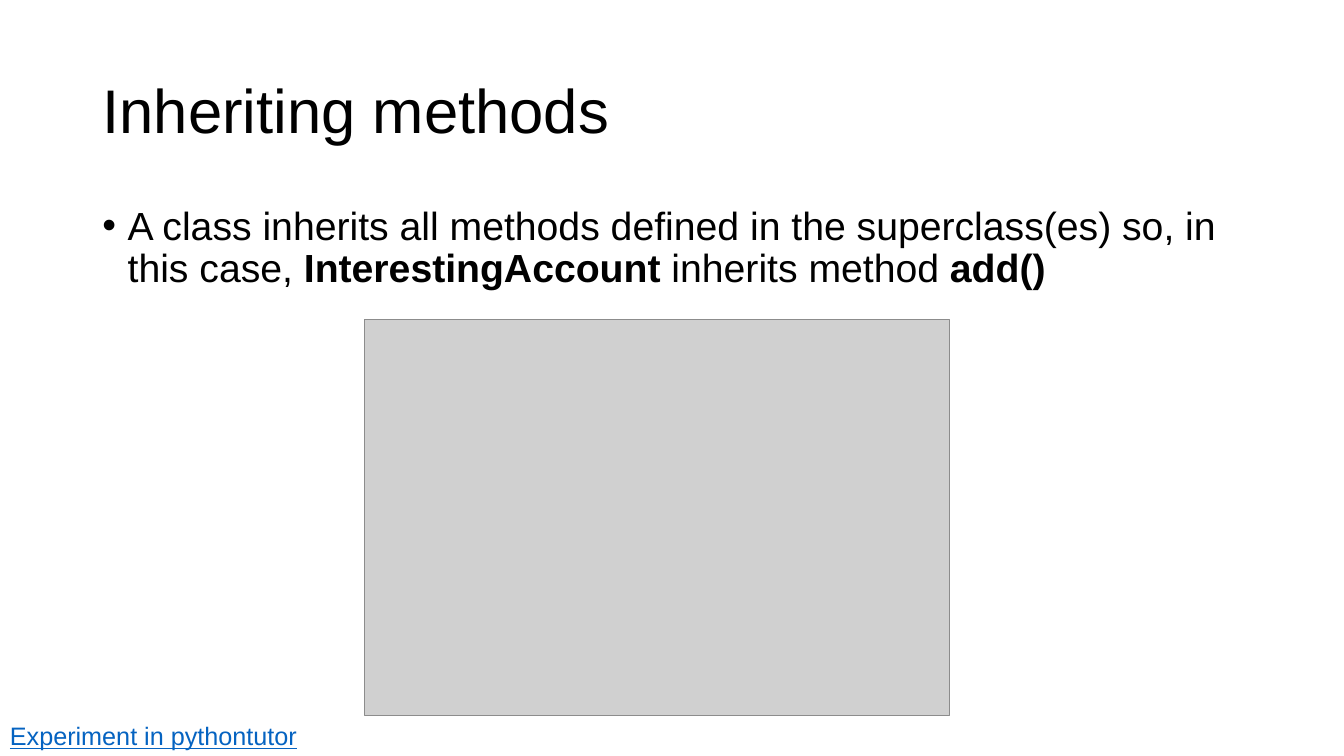
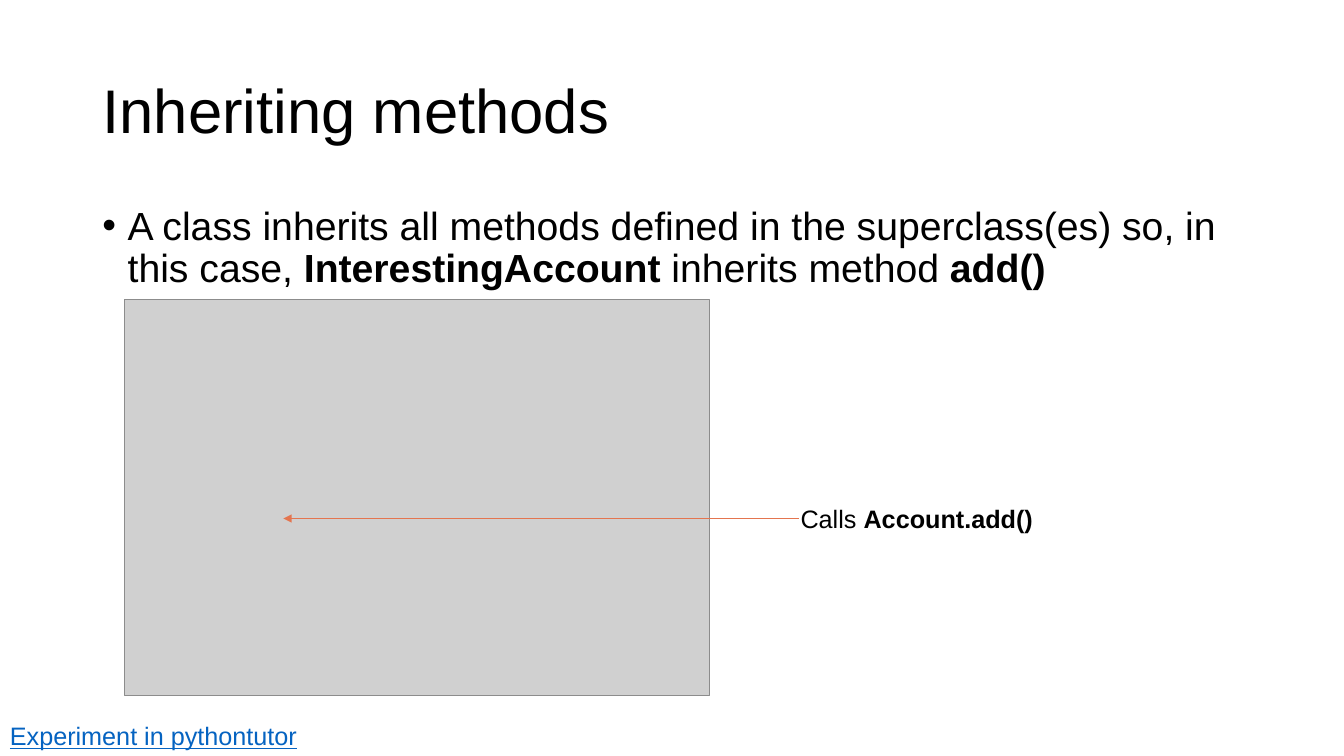
Before and after one commit to parrt/msds501, a slide deck: slide 19 of slides/OO.pptx. Drawn at 1344x756 pixels with LibreOffice and Linux fonts; fonts in the diff are those of the drawing; grey boxes stand for pictures; background and template pictures are left out. Boxes give left, top, right and bottom in pixels: in the first picture for what was removed or moved away, otherwise in the second. Text is boxed around its words. In the diff, an @@ line names an element or a change of style, - is before the commit and + after.

```diff
--- a/slides/OO.pptx
+++ b/slides/OO.pptx
@@ picture: place and size @@
-picture at box(364, 320, 950, 716)
+picture at box(124, 299, 710, 696)
@@ text added at box(801, 509, 1033, 534), 18 pt, text #000000, bold @@
+Calls Account.add()
@@ arrow added from (799, 518) to (283, 518), #E4754F 0.5 pt @@
```
Also in this commit, not shown: 11 other slides changed, 5 other files.
